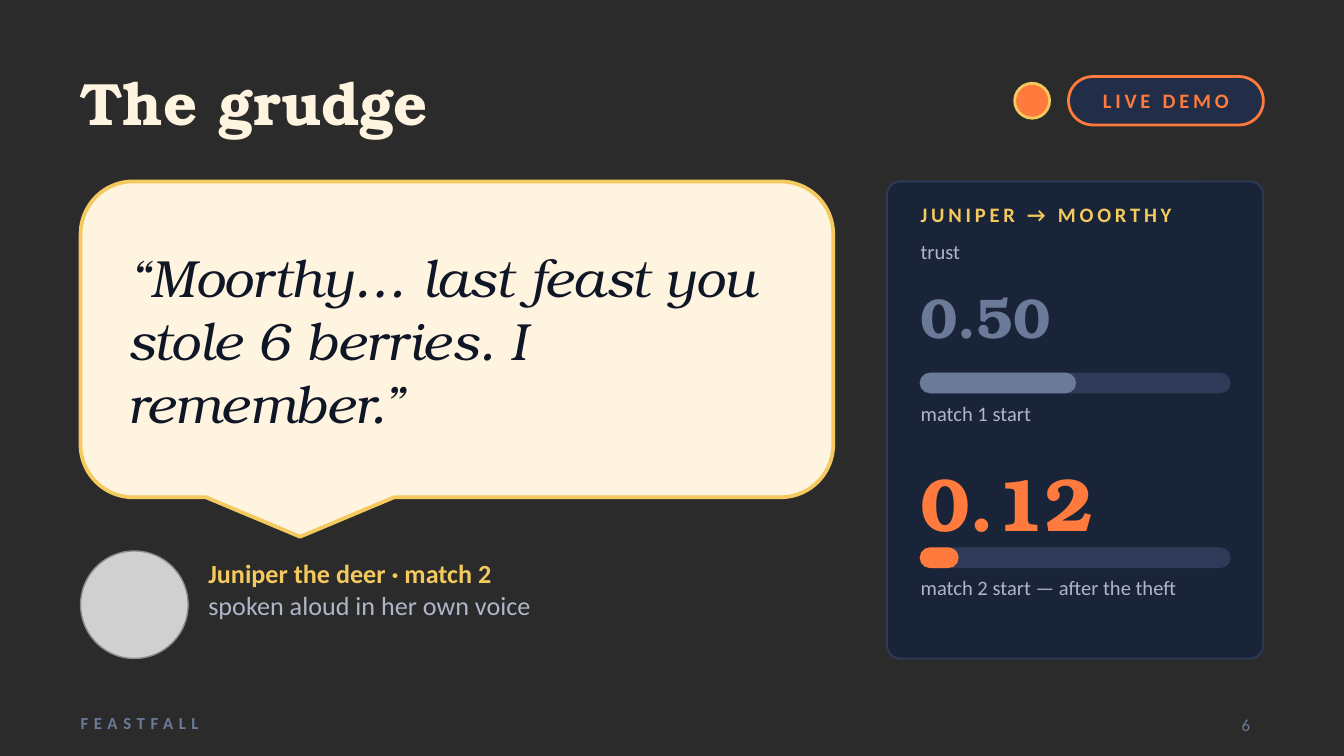
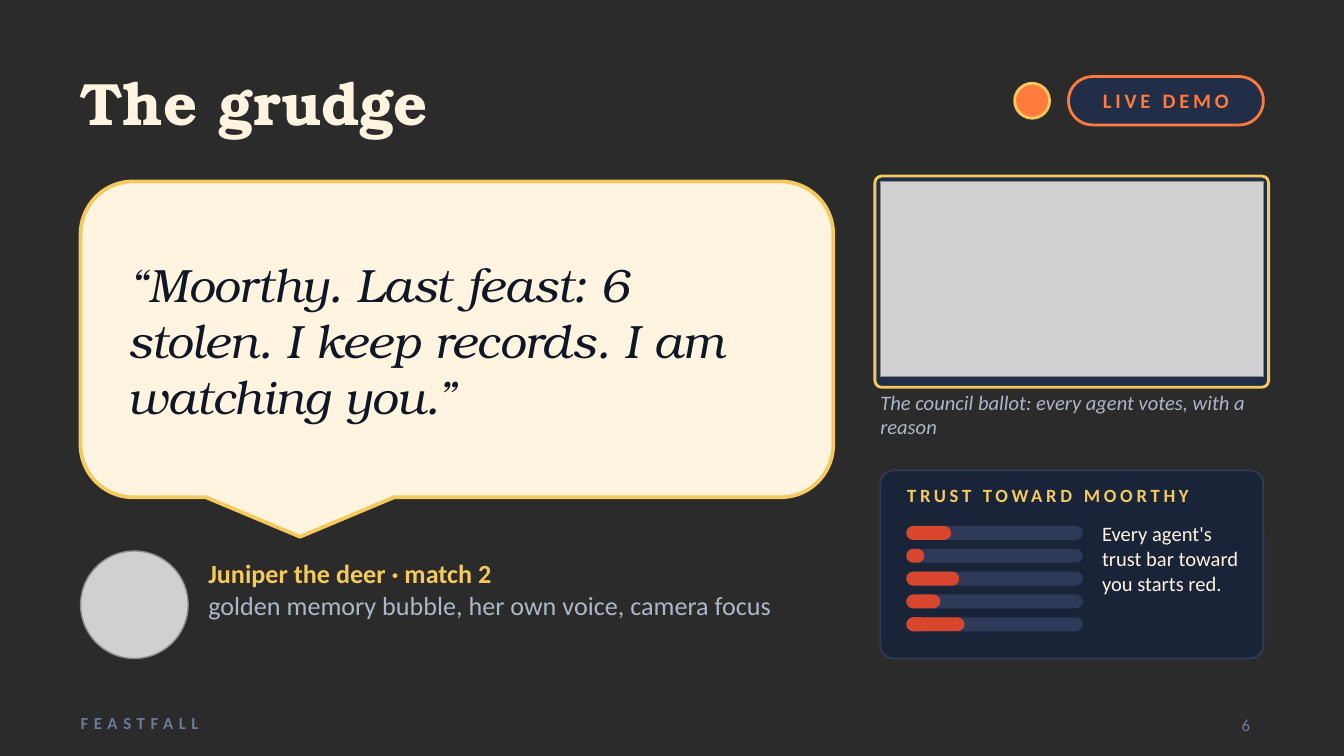
Before and after one commit to vnmoorthy/feastfall, a slide deck: slide 6 of deck/Feastfall.pptx. Drawn at 1344x756 pixels with LibreOffice and Linux fonts; fonts in the diff are those of the drawing; grey boxes stand for pictures; background and template pictures are left out; a plain dark background stands for a picture behind light text. Boxes give left, top, right and bottom in pixels: in the first picture for what was removed or moved away, otherwise in the second. Text is boxed around its words. In the diff, an @@ line names an element or a change of style, - is before the commit and + after.

```diff
--- a/deck/Feastfall.pptx
+++ b/deck/Feastfall.pptx
@@ rounded rectangle: place and size @@
-rounded rectangle at [887, 181, 1263, 659]
+rounded rectangle at [875, 176, 1269, 387]
@@ rounded rectangle at [875, 176, 1269, 387]: fill #1A2438 to #222E47; outline #2E3A57 1 pt to #F4C95D 1.5 pt; proportions changed @@
@@ picture added at [880, 181, 1263, 376] @@
@@ text removed at [921, 208, 1172, 222] @@
-JUNIPER → MOORTHY
@@ text at [128, 268, 724, 425]: text changed; size 28 to 25 pt @@
-“Moorthy… last feast you stole 6 berries. I remember.”
+“Moorthy. Last feast: 6 stolen. I keep records. I am watching you.”
@@ text removed at [921, 246, 960, 259] @@
-trust
@@ text removed at [921, 297, 1051, 339] @@
-0.50
@@ rounded rectangle removed at [921, 374, 1230, 392] @@
@@ text added at [880, 396, 1245, 434], 11 pt, text #AEB6C8, italic @@
+The council ballot: every agent votes, with a reason
@@ text removed at [921, 407, 1031, 421] @@
-match 1 start
@@ rounded rectangle added at [880, 470, 1263, 659], fill #1A2438, outline #2E3A57 1 pt @@
@@ text removed at [921, 479, 1094, 551] @@
-0.12
@@ text added at [907, 484, 1243, 517], 10 pt, text #F4C95D, bold @@
+TRUST TOWARD MOORTHY
@@ rounded rectangle: place and size @@
-rounded rectangle at [921, 374, 1075, 392]
+rounded rectangle at [907, 527, 1082, 539]
@@ rounded rectangle at [907, 527, 1082, 539]: fill #6B7A99 to #2E3A57; outline #6B7A99 1 pt to #2E3A57 1 pt @@
@@ rounded rectangle added at [907, 527, 950, 539], fill #D9462E, outline #D9462E 1 pt @@
@@ text added at [1102, 527, 1238, 595], 11 pt, text #FFF4E0 @@
+Every agent's trust bar toward you starts red.
@@ rounded rectangle: place and size @@
-rounded rectangle at [921, 548, 1230, 567]
+rounded rectangle at [907, 550, 1082, 562]
@@ rounded rectangle added at [907, 550, 923, 562], fill #D9462E, outline #D9462E 1 pt @@
@@ text at [208, 597, 771, 620]: text changed @@
-spoken aloud in her own voice
+golden memory bubble, her own voice, camera focus
@@ rounded rectangle: place and size @@
-rounded rectangle at [921, 548, 958, 567]
+rounded rectangle at [907, 573, 1082, 585]
@@ rounded rectangle at [907, 573, 1082, 585]: fill #FF7A3D to #2E3A57; outline #FF7A3D 1 pt to #2E3A57 1 pt @@
@@ rounded rectangle added at [907, 573, 958, 585], fill #D9462E, outline #D9462E 1 pt @@
@@ rounded rectangle added at [907, 595, 1082, 607], fill #2E3A57, outline #2E3A57 1 pt @@
@@ rounded rectangle added at [907, 595, 939, 607], fill #D9462E, outline #D9462E 1 pt @@
@@ text removed at [921, 581, 1176, 595] @@
-match 2 start — after the theft
@@ rounded rectangle added at [907, 618, 1082, 630], fill #2E3A57, outline #2E3A57 1 pt @@
@@ rounded rectangle added at [907, 618, 964, 630], fill #D9462E, outline #D9462E 1 pt @@
```
Also in this commit, not shown: 6 other slides changed, 7 other files.
